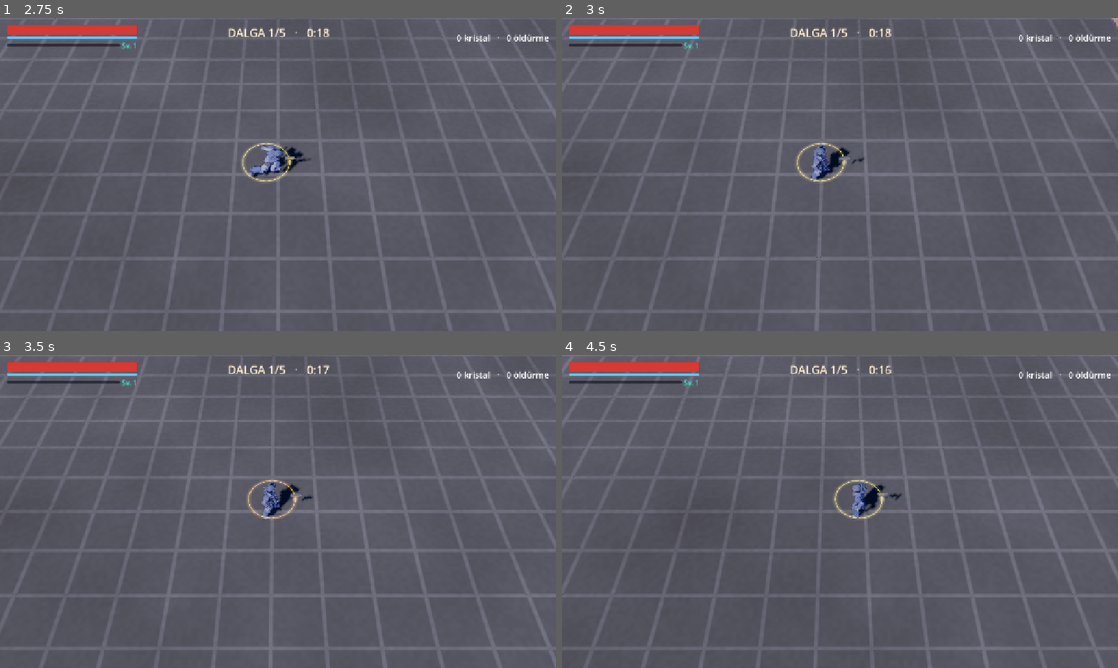
Above: before the commit, frames 1-4 (two rows, left to right).
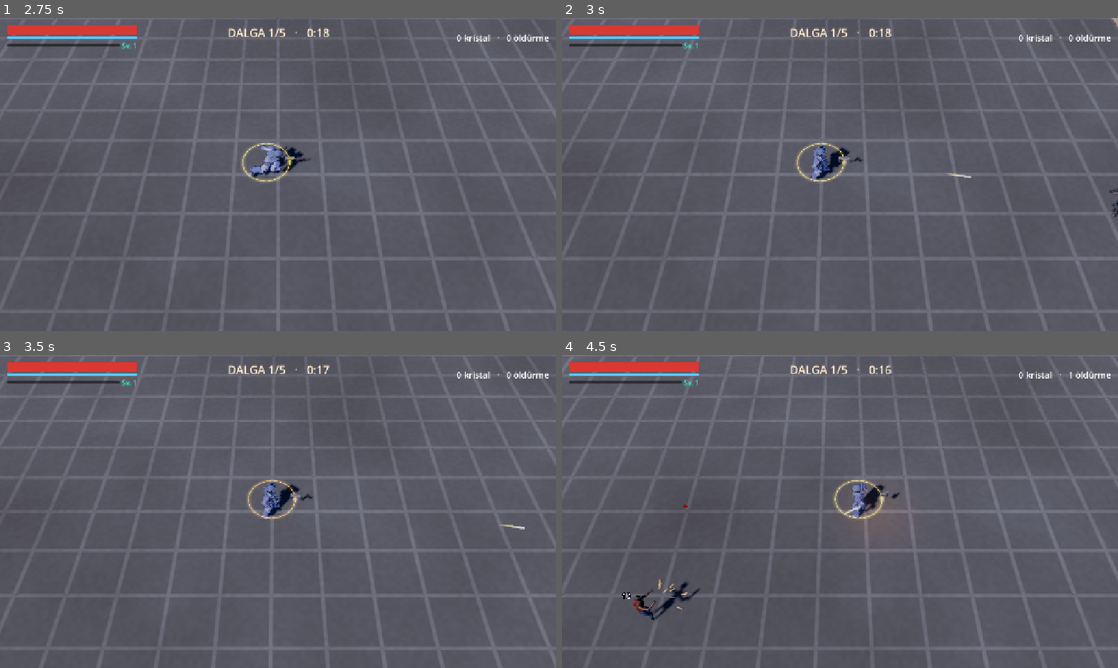
Above: after the commit, the same moments.

Repository: AIVoidLabs/Deadzone-Last-Stand
Game: Godot game, scene res://scenes/main.tscn
The game is run twice, just before and just after one commit, with the same random seed, the same clock (stepped at 60 frames per second) and the same inputs.
Inputs (mouse positions are in pixels of both pictures, inside the frame that each line leads up to):
- Up to frame 1 (2.75 s): tap Enter at 0.5 s; move the mouse to (400, 158) at 0.52 s; hold D (move_right) 0.53-1.25 s; tap Space (dash) at 0.6 s; click (400, 158) at 0.67 s; tap 1 at 0.8 s; drag from (166, 190) to (250, 237) at 1.27 s; move the mouse to (333, 105) at 2.02 s; hold D (move_right) from 2.03 s (still down); tap G at 2.1 s; click (333, 105) at 2.17 s; tap H at 2.3 s
- Up to frame 2 (3 s): release D (move_right) at 2.75 s; drag from (812, 237) to (673, 127) at 2.77 s
- Up to frame 3 (3.5 s): no input
- Up to frame 4 (4.5 s): move the mouse to (1006, 558) at 3.52 s; hold A (move_left) 3.53-4.25 s; tap T at 3.6 s; click (1006, 558) at 3.67 s; tap K at 3.8 s; tap F5 (debug_god) at 4.15 s; drag from (673, 464) to (756, 433) at 4.27 s

Frame 1 is identical in both runs. In frame 2, 0.1% of the frame differs, in the area x 49-100%, y 44-64%; in frame 3, less than 0.1%; in frame 4, 0.6%, in the area x 10-92%, y 5-85%.
Error before the commit: Parse Error: Cannot find member "FEATURE_WALKER_MODEL" in base "Tuning". (res://scripts/data/enemy_data.gd:202)

Commit message:
feat: 1v1 debug arenası (tek tür, silah aç/kapa, dondur, öldür)
Co-Authored-By: Claude Opus 5.5 <noreply@anthropic.com>

Diff:
--- /dev/null
+++ b/scenes/debug/arena.tscn
@@ -0,0 +1,6 @@
+[gd_scene format=3]
+
+[ext_resource type="Script" path="res://scripts/debug/arena_scene.gd" id="1_arena"]
+
+[node name="DebugArenaScene" type="Node3D"]
+script = ExtResource("1_arena")
--- /dev/null
+++ b/scripts/debug/arena_scene.gd
@@ -0,0 +1,6 @@
+extends "res://scripts/main.gd"
+## scenes/debug/arena.tscn: ana sahnenin aynısı, 1v1 debug arenası bayrağı açık (editörde F6).
+
+
+func _init() -> void:
+	DebugArena.active = true
--- /dev/null
+++ b/scripts/debug/debug_arena.gd
@@ -0,0 +1,134 @@
+class_name DebugArena
+extends Node
+## 1v1 debug arenası: dalga, kart ve mağaza yok; asker + tek zombi (seçilen tür). Yalnız debug yapıda.
+## Başlatma: `godot --path . -- --arena[=tür]` ya da scenes/debug/arena.tscn (F6).
+## Tuşlar: 1-5 tür seç (anında yeniden doğur), R yeniden doğur, G silahlar aç/kapa, H (ya da F5) ölümsüz,
+## T zombiyi dondur/çöz, K zombiyi öldür; F7 silah ekle. Köşedeki etiket durumu gösterir.
+
+const KINDS: Array[StringName] = [EnemyData.WALKER, EnemyData.RUNNER, EnemyData.TANK, EnemyData.JUMPER, EnemyData.TONGUE]
+const LAYER: int = 11
+const FONT_SIZE: int = 16
+
+## Ana sahne kurulurken true yapılır; SpawnDirector ve main.gd dalga akışını bu bayrağa göre atlar.
+static var active: bool = false
+
+var player: Player
+var enemies: EnemyManager
+var weapons: WeaponRig
+
+var _kind: StringName = EnemyData.WALKER
+var _respawn: ArenaRespawn = ArenaRespawn.new(Tuning.DEBUG_ARENA_RESPAWN_DELAY)
+var _frozen: bool = false
+var _label: Label
+var _rng: RandomNumberGenerator = RandomNumberGenerator.new()
+
+
+## Komut satırında --arena ya da --arena=<tür> var mı (ya da sahne bayrağı kuruldu mu).
+static func requested() -> bool:
+	if not OS.is_debug_build() or not Tuning.FEATURE_DEBUG_ARENA:
+		return false
+	if active:
+		return true
+	for arg in OS.get_cmdline_user_args():
+		if arg == "--arena" or arg.begins_with("--arena="):
+			return true
+	return false
+
+
+static func kind_from_args() -> StringName:
+	for arg in OS.get_cmdline_user_args():
+		if arg.begins_with("--arena="):
+			var id: StringName = StringName(arg.trim_prefix("--arena="))
+			if KINDS.has(id):
+				return id
+	return EnemyData.WALKER
+
+
+func _ready() -> void:
+	name = "DebugArena"
+	_rng.randomize()
+	_kind = kind_from_args()
+	_respawn.fire_next()
+	# --no-weapons Capture'a bağlı kalmasın (--capture olmadan da geçerli); G ile aynı durum.
+	if OS.get_cmdline_user_args().has("--no-weapons"):
+		_set_weapons(false)
+	var layer: CanvasLayer = CanvasLayer.new()
+	layer.layer = LAYER
+	add_child(layer)
+	_label = Label.new()
+	_label.add_theme_font_size_override("font_size", FONT_SIZE)
+	_label.add_theme_color_override("font_outline_color", Color.BLACK)
+	_label.add_theme_constant_override("outline_size", 6)
+	_label.set_anchors_and_offsets_preset(Control.PRESET_BOTTOM_LEFT)
+	_label.grow_vertical = Control.GROW_DIRECTION_BEGIN
+	_label.offset_left = 16.0
+	_label.offset_bottom = -16.0
+	_label.mouse_filter = Control.MOUSE_FILTER_IGNORE
+	layer.add_child(_label)
+
+
+func _physics_process(delta: float) -> void:
+	if _respawn.tick(enemies.active_count() > 0, delta):
+		_spawn()
+
+
+func _process(_delta: float) -> void:
+	_label.text = _build_text()
+
+
+func _unhandled_input(input_event: InputEvent) -> void:
+	var key: InputEventKey = input_event as InputEventKey
+	if key == null or not key.pressed or key.echo or key.ctrl_pressed:
+		return
+	var number: int = key.physical_keycode - KEY_1
+	if number >= 0 and number < KINDS.size():
+		_kind = KINDS[number]
+		_clear()
+		_spawn()
+		return
+	match key.physical_keycode:
+		KEY_R:
+			_clear()
+			_spawn()
+		KEY_G:
+			_set_weapons(weapons.process_mode == Node.PROCESS_MODE_DISABLED)
+		KEY_H:
+			player.god_mode = not player.god_mode
+		KEY_T:
+			_frozen = not _frozen
+			enemies.debug_freeze = _frozen
+		KEY_K:
+			var index: int = enemies.debug_alive_index()
+			if index >= 0:
+				enemies.debug_kill(index)
+
+
+func _set_weapons(on: bool) -> void:
+	weapons.process_mode = Node.PROCESS_MODE_INHERIT if on else Node.PROCESS_MODE_DISABLED
+
+
+## Sahnedeki zombiyi kaldırır (ölüm animasyonuyla, öldürme sayılmadan).
+func _clear() -> void:
+	enemies.dismiss(enemies.active_count())
+
+
+func _spawn() -> void:
+	_respawn.reset()
+	var half: float = Tuning.ARENA_SIZE * 0.5 - Tuning.SPAWN_EDGE_INSET
+	var from: Vector2 = player.position_2d()
+	# Ekranın üst yarısında (kamera yönünde) doğsun ki görünsün.
+	var angle: float = _rng.randf_range(-PI * 0.75, -PI * 0.25)
+	var at: Vector2 = (from + Vector2.from_angle(angle) * Tuning.DEBUG_ARENA_SPAWN_DIST).clamp(Vector2(-half, -half), Vector2(half, half))
+	enemies.spawn(_kind, at)
+
+
+func _build_text() -> String:
+	var index: int = enemies.debug_alive_index()
+	var state: String = "yok"
+	if index >= 0:
+		state = String(ZombieRules.State.keys()[enemies.debug_state(index)])
+	return "\n".join([
+		"TÜR %s   durum %s%s" % [_kind, state, "  [DONDU]" if _frozen else ""],
+		"silah %s   ölümsüz %s" % ["kapalı" if weapons.process_mode == Node.PROCESS_MODE_DISABLED else "AÇIK", "AÇIK" if player.god_mode else "kapalı"],
+		"1-5 tür · R doğur · G silah · H ölümsüz · T dondur · K öldür · F7 +silah",
+	])
--- a/scripts/enemies/enemy_manager.gd
+++ b/scripts/enemies/enemy_manager.gd
@@ -33,6 +33,8 @@
 var tongue_timeouts: int = 0
 ## Askeri dille bağlayan dilci (yoksa null); ölürse bağ çözülür.
 var latched: Zombie
+## Debug arenası: true iken canlı zombiler donar (hareket ve saldırı durur).
+var debug_freeze: bool = false
 
 var _grid: SpatialGrid
 var _half: float
@@ -179,6 +181,23 @@
 		i -= 1
 
 
+## Debug arenası: ilk canlı zombinin indeksi (yoksa -1), durumu ve öldürme.
+func debug_alive_index() -> int:
+	for i in _pos.size():
+		if _alive[i] != 0:
+			return i
+	return -1
+
+
+func debug_state(index: int) -> ZombieRules.State:
+	return _state[index] as ZombieRules.State
+
+
+func debug_kill(index: int) -> void:
+	if _alive[index] != 0:
+		_kill(index)
+
+
 func pick_spawn_point() -> Vector2:
 	return _spawner.pick_spawn_point()
 
@@ -190,7 +209,7 @@
 	var windup_attack: bool = Tuning.FEATURE_ZOMBIE_WINDUP_ATTACK
 	var target_vel: Vector2 = Vector2(player.velocity.x, player.velocity.z)
 	for i in _pos.size():
-		if _alive[i] == 0:
+		if _alive[i] == 0 or debug_freeze:
 			continue
 		var state: ZombieRules.State = _state[i] as ZombieRules.State
 		if ZombieRules.is_timed(state):
--- a/scripts/enemies/spawn_director.gd
+++ b/scripts/enemies/spawn_director.gd
@@ -21,7 +21,7 @@
 	# Zombiler yürümeden önce doğsun.
 	process_physics_priority = EnemyManager.PHYSICS_PRIORITY - 1
 	_rng.randomize()
-	if Tuning.FEATURE_WAVES:
+	if Tuning.FEATURE_WAVES and not DebugArena.active:
 		run = WaveRun.new(WaveData.WAVES, Tuning.WAVE_CLEAR_TIME, Tuning.WAVE_BREAK_TIME)
 		_announce.call_deferred()
 	else:
--- /dev/null
+++ b/scripts/game/arena_respawn.gd
@@ -0,0 +1,33 @@
+class_name ArenaRespawn
+extends RefCounted
+## Debug arenasının yeniden doğma sayacı: sahnede zombi yokken delay saniye sonra true döner.
+
+var delay: float
+var _left: float
+
+
+func _init(respawn_delay: float) -> void:
+	delay = respawn_delay
+	_left = respawn_delay
+
+
+## Her karede çağrılır; zombi yoksa sayar, süre dolunca true (sayaç yeniden kurulur).
+func tick(has_enemy: bool, delta: float) -> bool:
+	if has_enemy:
+		_left = delay
+		return false
+	_left -= delta
+	if _left > 0.0:
+		return false
+	_left = delay
+	return true
+
+
+## Bir sonraki tick'te (zombi yoksa) hemen doğurt: arena açılışında boş bekleme olmasın.
+func fire_next() -> void:
+	_left = 0.0
+
+
+## Hemen doğurma isteği sonrası sayacı sıfırlar.
+func reset() -> void:
+	_left = delay
--- a/scripts/main.gd
+++ b/scripts/main.gd
@@ -3,6 +3,9 @@
 
 
 func _ready() -> void:
+	# 1v1 debug arenası: dalga, kart ve mağaza kapalı (DebugArena.active SpawnDirector'u da etkiler).
+	var arena_mode: bool = DebugArena.requested()
+	DebugArena.active = arena_mode
 	add_child(Arena.new())
 
 	var player: Player = Player.new()
@@ -14,6 +17,7 @@
 
 	var director: SpawnDirector = SpawnDirector.new()
 	director.enemies = enemies
+	enemies.spawning_enabled = not arena_mode
 	add_child(director)
 
 	var loot: RunLoot = RunLoot.new()
@@ -68,7 +72,7 @@
 	add_child(hud)
 
 	var level_up: LevelUpFlow = null
-	if Tuning.FEATURE_LEVEL_CARDS:
+	if Tuning.FEATURE_LEVEL_CARDS and not arena_mode:
 		level_up = LevelUpFlow.new()
 		level_up.loot = loot
 		level_up.stats = player.stats
@@ -77,7 +81,7 @@
 		add_child(level_up)
 
 	var shop: ShopFlow = null
-	if Tuning.FEATURE_SHOP and Tuning.FEATURE_WAVES:
+	if Tuning.FEATURE_SHOP and Tuning.FEATURE_WAVES and not arena_mode:
 		shop = ShopFlow.new()
 		shop.loot = loot
 		shop.stats = player.stats
@@ -92,6 +96,12 @@
 
 	if OS.is_debug_build():
 		_add_debug_tools(player, enemies, projectiles, camera, weapons, director, pickups, loot)
+		if arena_mode:
+			var arena_tool: DebugArena = DebugArena.new()
+			arena_tool.player = player
+			arena_tool.enemies = enemies
+			arena_tool.weapons = weapons
+			add_child(arena_tool)
 		if Autoplay.requested() and shop != null:
 			var bot: Autoplay = Autoplay.new()
 			bot.player = player
--- a/scripts/tuning.gd
+++ b/scripts/tuning.gd
@@ -42,6 +42,9 @@
 ## Dilci Blender'da üretilen yeni modeliyle (köşe renkli, kendi klipleri, yordamsal dil) çizilir;
 ## kapalıyken eski düz low-poly model ve kutu dil (V.4).
 const FEATURE_DILCI_MODEL: bool = true
+## Yürüyen Blender'da üretilen yeni modelleriyle (4 çeşit, köşe renkli, kendi klipleri) çizilir;
+## kapalıyken eski zombie_walker.glb ve paylaşılan klip kütüphanesi (V.5).
+const FEATURE_WALKER_MODEL: bool = true
 ## Yeni dil mekaniği (V.4): dil görünür hızla uçar (kaçılabilir), yakalarsa askeri dilciye doğru yavaşça
 ## çeker; kapalıyken eski anlık ışın + tam 1 sn bağ (7.3).
 const FEATURE_TONGUE_PULL: bool = true
@@ -384,3 +387,9 @@
 const BENCH_FIXED_WARMUP: float = 4.0
 const BENCH_FIXED_TIME: float = 10.0
 const BENCH_FIXED_RING: float = 9.0
+
+## 1v1 debug arenası (--arena[=tür] ya da scenes/debug/arena.tscn): kapatılırsa normal oyun açılır.
+const FEATURE_DEBUG_ARENA: bool = true
+## Zombinin askerden doğma uzaklığı (m) ve ölümden sonra yenisinin doğma gecikmesi (sn).
+const DEBUG_ARENA_SPAWN_DIST: float = 6.5
+const DEBUG_ARENA_RESPAWN_DELAY: float = 2.0
--- /dev/null
+++ b/tests/test_arena_respawn.gd
@@ -0,0 +1,33 @@
+extends GutTest
+
+
+func test_fire_next_spawns_on_next_empty_tick() -> void:
+	var r: ArenaRespawn = ArenaRespawn.new(Tuning.DEBUG_ARENA_RESPAWN_DELAY)
+	r.fire_next()
+	assert_true(r.tick(false, 0.0))
+	assert_false(r.tick(false, 0.0))
+
+
+func test_no_respawn_while_enemy_alive() -> void:
+	var r: ArenaRespawn = ArenaRespawn.new(Tuning.DEBUG_ARENA_RESPAWN_DELAY)
+	for _i in 10:
+		assert_false(r.tick(true, Tuning.DEBUG_ARENA_RESPAWN_DELAY))
+
+
+func test_respawns_after_delay() -> void:
+	var r: ArenaRespawn = ArenaRespawn.new(Tuning.DEBUG_ARENA_RESPAWN_DELAY)
+	assert_false(r.tick(false, Tuning.DEBUG_ARENA_RESPAWN_DELAY * 0.5))
+	assert_true(r.tick(false, Tuning.DEBUG_ARENA_RESPAWN_DELAY * 0.6))
+
+
+func test_timer_restarts_after_respawn() -> void:
+	var r: ArenaRespawn = ArenaRespawn.new(1.0)
+	assert_true(r.tick(false, 1.5))
+	assert_false(r.tick(false, 0.5))
+
+
+func test_alive_resets_countdown() -> void:
+	var r: ArenaRespawn = ArenaRespawn.new(1.0)
+	r.tick(false, 0.9)
+	r.tick(true, 0.1)
+	assert_false(r.tick(false, 0.5))
Not shown, added: scripts/debug/arena_scene.gd.uid
Not shown, added: scripts/debug/debug_arena.gd.uid
Not shown, added: scripts/game/arena_respawn.gd.uid
Not shown, added: tests/test_arena_respawn.gd.uid
